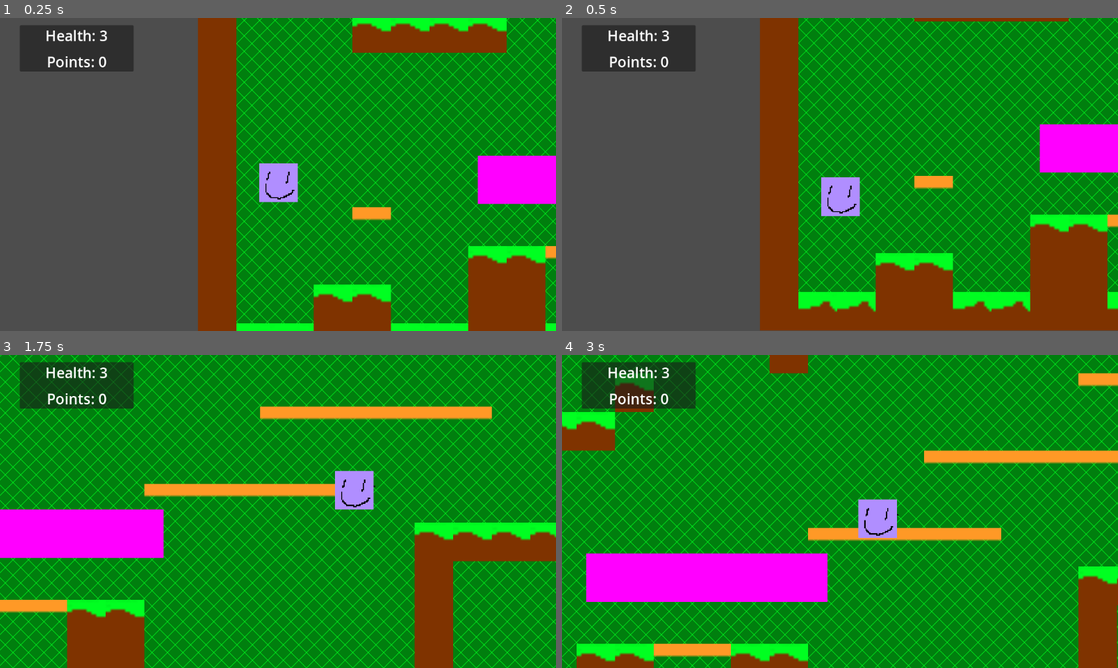
Above: before the commit, frames 1-4 (two rows, left to right).
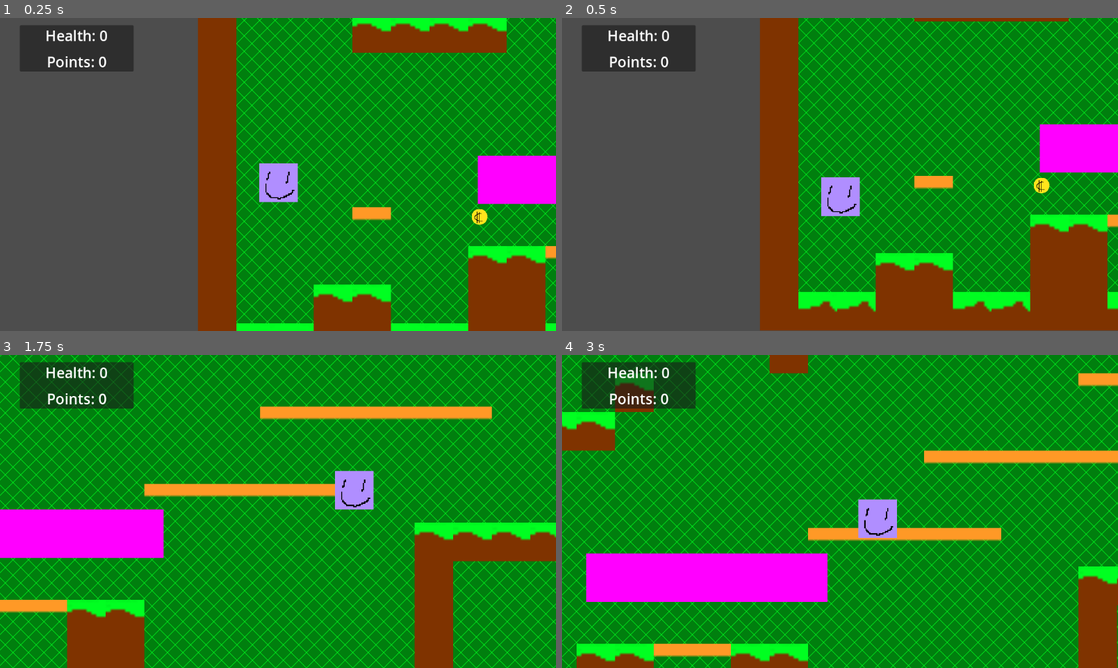
Above: after the commit, the same moments.

Repository: CWmain/Platformer
Game: Godot game, scene res://levels/Level_2.tscn
The game is run twice, just before and just after one commit, with the same random seed, the same clock (stepped at 60 frames per second) and the same inputs. This scene is started directly instead of the project's main scene.
Inputs (mouse positions are in pixels of both pictures, inside the frame that each line leads up to):
- Up to frame 1 (0.25 s): no input
- Up to frame 2 (0.5 s): no input
- Up to frame 3 (1.75 s): move the mouse to (400, 495) at 0.52 s; hold Right (right) from 0.53 s (still down); tap Space (jump) at 0.6, 0.77, 1.07, 1.35, 1.52 s; move the mouse to (166, 527) at 1.27 s
- Up to frame 4 (3 s): tap Space (jump) at 1.82, 2.1, 2.85 s; move the mouse to (895, 442) at 2.02 s; release Right (right) at 2.03 s; hold A (left) 2.03-2.78 s; move the mouse to (812, 574) at 2.77 s; hold Right (right) from 2.78 s (still down)

The runs differ from the first frame. In frame 1, 0.1% of the frame differs, in the area x 18-88%, y 4-67%; in frame 2, 0.1%; in frame 3, less than 0.1%; in frame 4, less than 0.1%.
Error after the commit: Invalid access to property or key 'health' on a base object of type 'null instance'. (res://main_character.gd:30)

Commit message:
Got visual for grapple working, had to use radians. Added global script to allow player health and coins to persist between scenes

Diff:
--- a/Platformer/GameObjects/GameManager.gd
+++ b/Platformer/GameObjects/GameManager.gd
@@ -1,10 +1,10 @@
 extends Node
 
-var points = 0
+@onready var player_vars = get_node("/root/Global")
 
 @onready var points_lable = %Points
 
 func add_points():
-	points += 1
-	points_lable.text = "Points: %d" % [points]
-	print(points)
+	player_vars.points += 1
+	points_lable.text = "Points: %d" % [player_vars.points]
+	print("Points: ", player_vars.points)
--- a/Platformer/levels/Level_1.tscn
+++ b/Platformer/levels/Level_1.tscn
@@ -1,5 +1,6 @@
-[gd_scene load_steps=11 format=3 uid="uid://6y24wcwc7b4s"]
+[gd_scene load_steps=12 format=3 uid="uid://6y24wcwc7b4s"]
 
+[ext_resource type="Script" path="res://global.gd" id="1_8pe5h"]
 [ext_resource type="Script" path="res://GameObjects/GameManager.gd" id="1_8sqaf"]
 [ext_resource type="Texture2D" uid="uid://bq36frf7amc6h" path="res://gui/BackgroundTile.png" id="2_1vqmh"]
 [ext_resource type="Texture2D" uid="uid://ctb80acl7h83a" path="res://GameObjects/TileSheetTemp.png" id="3_hejdp"]
@@ -62,6 +63,7 @@
 sources/1 = SubResource("TileSetAtlasSource_bnije")
 
 [node name="Node" type="Node"]
+script = ExtResource("1_8pe5h")
 
 [node name="GameManager" type="Node" parent="."]
 unique_name_in_owner = true
--- a/Platformer/levels/Level_2.tscn
+++ b/Platformer/levels/Level_2.tscn
@@ -1,9 +1,11 @@
-[gd_scene load_steps=7 format=3 uid="uid://dqw60juy4bm3h"]
+[gd_scene load_steps=9 format=3 uid="uid://dqw60juy4bm3h"]
 
+[ext_resource type="Script" path="res://GameObjects/GameManager.gd" id="1_prusu"]
 [ext_resource type="Texture2D" uid="uid://bq36frf7amc6h" path="res://gui/BackgroundTile.png" id="1_yg2s8"]
 [ext_resource type="Texture2D" uid="uid://ctb80acl7h83a" path="res://GameObjects/TileSheetTemp.png" id="2_mvw1j"]
 [ext_resource type="PackedScene" uid="uid://7oe85vplrbpg" path="res://GameObjects/Old Game Objects/platform.tscn" id="3_iq75q"]
 [ext_resource type="PackedScene" uid="uid://bp1nlmyq3t7wb" path="res://main_character.tscn" id="4_3puoh"]
+[ext_resource type="PackedScene" uid="uid://deqfci0e0t815" path="res://GameObjects/coin.tscn" id="5_qaq5r"]
 
 [sub_resource type="TileSetAtlasSource" id="TileSetAtlasSource_bnije"]
 texture = ExtResource("2_mvw1j")
@@ -46,6 +48,10 @@
 sources/1 = SubResource("TileSetAtlasSource_bnije")
 
 [node name="Node" type="Node"]
+
+[node name="GameManager" type="Node" parent="."]
+unique_name_in_owner = true
+script = ExtResource("1_prusu")
 
 [node name="TextureRect" type="TextureRect" parent="."]
 texture_filter = 1
@@ -112,3 +118,6 @@
 text = "Points: 0"
 horizontal_alignment = 1
 vertical_alignment = 2
+
+[node name="coin" parent="." instance=ExtResource("5_qaq5r")]
+position = Vector2(504, 260)
--- a/Platformer/main_character.gd
+++ b/Platformer/main_character.gd
@@ -3,6 +3,8 @@
 
 const SPEED = 600.0
 const JUMP_VELOCITY = -800.0
+
+@onready var player_vars = get_node("/root/Global")
 
 # Get the gravity from the project settings to be synced with RigidBody nodes.
 var gravity = ProjectSettings.get_setting("physics/2d/default_gravity")
@@ -25,14 +27,8 @@
 const grapple_length = 500
 
 func _ready():
-	health_label.text = "Health: %d" % [health]
+	health_label.text = "Health: %d" % [player_vars.health]
 	pass
-
-func _process(delta):
-	var tip_loc = to_local(collision_point)
-	if is_grappling:
-		chain.set_indexed("size", Vector2(32, 32+tip_loc.length()))
-		chain.set_indexed("rotation", 180 + tip_loc.angle())
 
 func _physics_process(delta):
 	# Add the gravity.
@@ -74,7 +70,7 @@
 	if Input.is_action_just_released("jump") && is_grappling:
 		print("Stop grappling")
 		chain.set_indexed("size", Vector2(32, 32))
-		chain.set_indexed("rotation", 180)
+		chain.set_indexed("rotation", TAU/2)
 		is_grappling = false
 
 	if is_grappling:
@@ -82,9 +78,8 @@
 		#self.set_indexed("position", collision_point)
 		var vector_to_collision_point: Vector2 = collision_point - self.get_indexed("position")
 
+		velocity += vector_to_collision_point
 
-		velocity += vector_to_collision_point
-		#velocity += (collision_point - self.get_indexed("position"))
 
 		#chain.set_indexed("size", Vector2(32+abs(vector_to_collision_point.x), 32))
 		# Multiply by is_facing to change directions
@@ -116,9 +111,20 @@
 
 	move_and_slide()
 
+	if is_grappling:
+		var tip_loc = to_local(collision_point)
+		var chain_base : Vector2 = chain.get_indexed("position")
+		var length = (tip_loc - chain_base)
+		print("Length ", length )
+		print("Chain Base ", chain_base)
+		print("Tip Loc", tip_loc)
+
+		chain.set_indexed("size", Vector2(32, length.length()*4))
+		chain.set_indexed("rotation", TAU/4 + chain_base.angle_to(tip_loc))
+
 func remove_health(amount: int):
-	health -= amount
-	health_label.text = "Health: %d" % [health]
+	player_vars.health -= amount
+	health_label.text = "Health: %d" % [player_vars.health]
 
 func set_last_ground():
 	self.set_indexed("position", last_on_ground)
--- a/Platformer/project.godot
+++ b/Platformer/project.godot
@@ -14,6 +14,10 @@
 run/main_scene="res://gui/level_select.tscn"
 config/features=PackedStringArray("4.2", "Forward Plus")
 config/icon="res://gui/icon.svg"
+
+[autoload]
+
+Global="*res://global.gd"
 
 [display]
 
